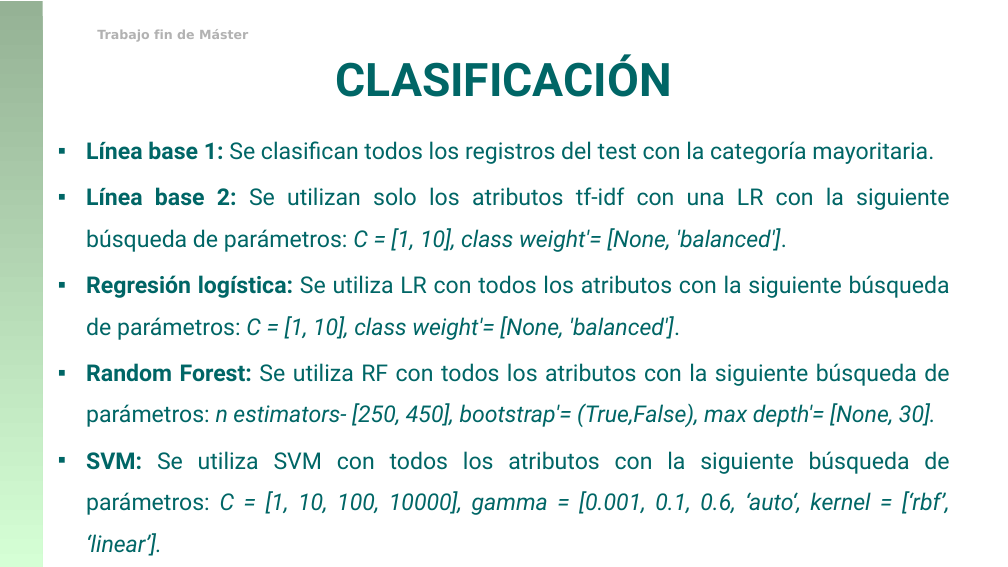
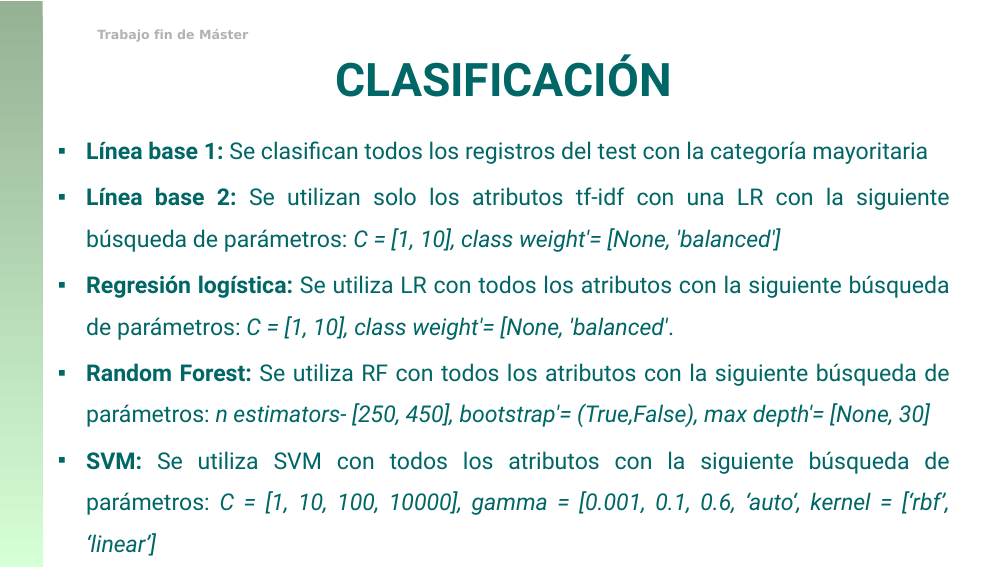
Before and after one commit to franciscorodriguez92/uned-tfm, a slide deck: slide 39 of TFM_Francisco_Rodriguez.pptx. Drawn at 1008x567 pixels with LibreOffice and Linux fonts; fonts in the diff are those of the drawing; background and template pictures are left out. Boxes give left, top, right and bottom in pixels: in the first picture for what was removed or moved away, otherwise in the second. Text is boxed around its words. In the diff, an @@ line names an element or a change of style, - is before the commit and + after.

```diff
--- a/TFM_Francisco_Rodriguez.pptx
+++ b/TFM_Francisco_Rodriguez.pptx
@@ text at [86,141,950,556]: text changed @@
-▪ Línea base 1: Se clasifican todos los registros del test con la categoría mayoritaria.
-▪ Línea base 2: Se utilizan solo los atributos tf-idf con una LR con la siguiente búsqueda de parámetros: C = [1, 10], class weight'= [None, 'balanced'].
-▪ Regresión logística: Se utiliza LR con todos los atributos con la siguiente búsqueda de parámetros: C = [1, 10], class weight'= [None, 'balanced'].
-▪ Random Forest: Se utiliza RF con todos los atributos con la siguiente búsqueda de parámetros: n estimators- [250, 450], bootstrap'= (True,False), max depth'= [None, 30].
-▪ SVM: Se utiliza SVM con todos los atributos con la siguiente búsqueda de parámetros: C = [1, 10, 100, 10000], gamma = [0.001, 0.1, 0.6, ‘auto‘, kernel = [‘rbf’, ‘linear’].
+▪ Línea base 1: Se clasifican todos los registros del test con la categoría mayoritaria
+▪ Línea base 2: Se utilizan solo los atributos tf-idf con una LR con la siguiente búsqueda de parámetros: C = [1, 10], class weight'= [None, 'balanced']
+▪ Regresión logística: Se utiliza LR con todos los atributos con la siguiente búsqueda de parámetros: C = [1, 10], class weight'= [None, 'balanced'.
+▪ Random Forest: Se utiliza RF con todos los atributos con la siguiente búsqueda de parámetros: n estimators- [250, 450], bootstrap'= (True,False), max depth'= [None, 30]
+▪ SVM: Se utiliza SVM con todos los atributos con la siguiente búsqueda de parámetros: C = [1, 10, 100, 10000], gamma = [0.001, 0.1, 0.6, ‘auto‘, kernel = [‘rbf’, ‘linear’]
```
Also in this commit, not shown: 7 other slides changed, 2 slides added, 3 slides removed.
